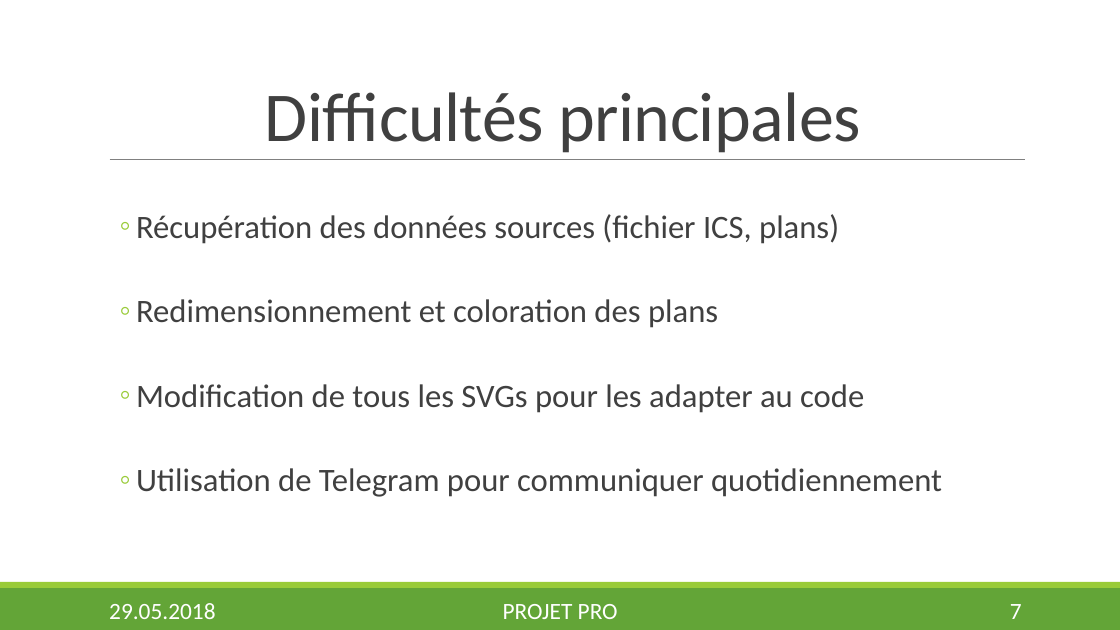
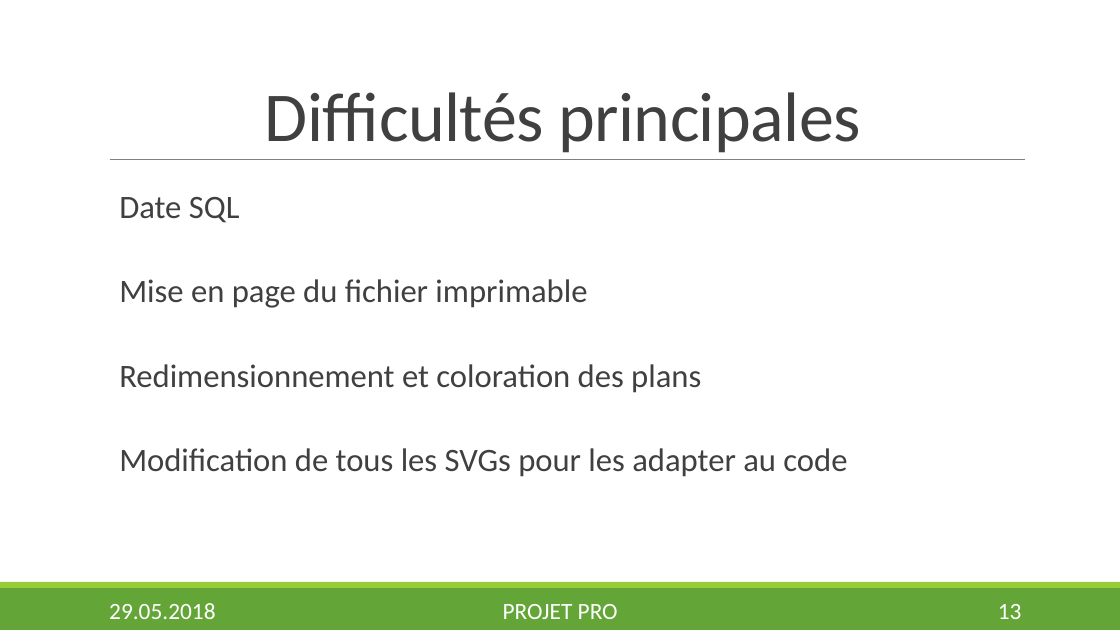
Before and after one commit to Nyahon/PRO, a slide deck: slide 13 of presentation/DaryllFinal.pptx (slide 7 before the commit). Drawn at 1120x630 pixels with LibreOffice and Linux fonts; fonts in the diff are those of the drawing; background and template pictures are left out. Boxes give left, top, right and bottom in pixels: in the first picture for what was removed or moved away, otherwise in the second. Text is boxed around its words. In the diff, an @@ line names an element or a change of style, - is before the commit and + after.

```diff
--- a/presentation/DaryllFinal.pptx
+++ b/presentation/DaryllFinal.pptx
@@ text at box(119, 197, 587, 308): text changed @@
-  ◦ Récupération des données sources (fichier ICS, plans)
+  Date SQL
+  Mise en page du fichier imprimable
@@ text at box(119, 364, 847, 477): bullet ◦ to none @@
@@ text at box(136, 468, 942, 497): paragraph removed @@
-  ◦ Utilisation de Telegram pour communiquer quotidiennement
@@ page number at box(998, 604, 1022, 619): text changed @@
-7
+13
```
Also in this commit, not shown: 7 other slides changed, 10 slides added, 1 other file.
